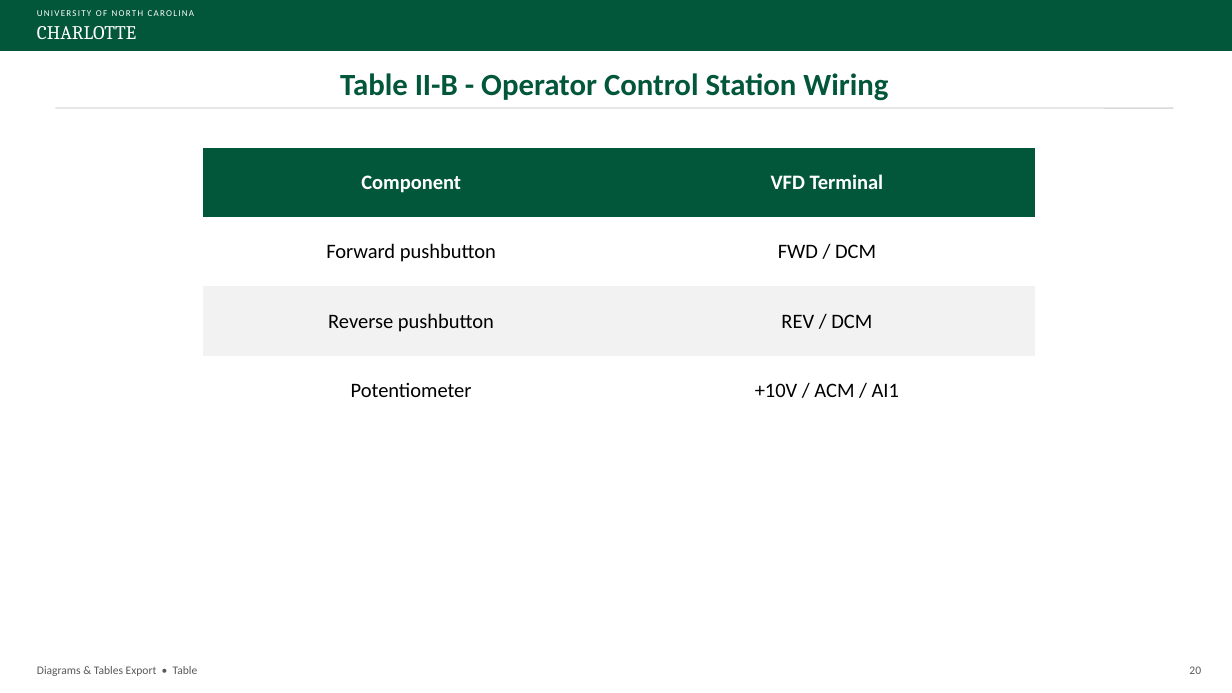
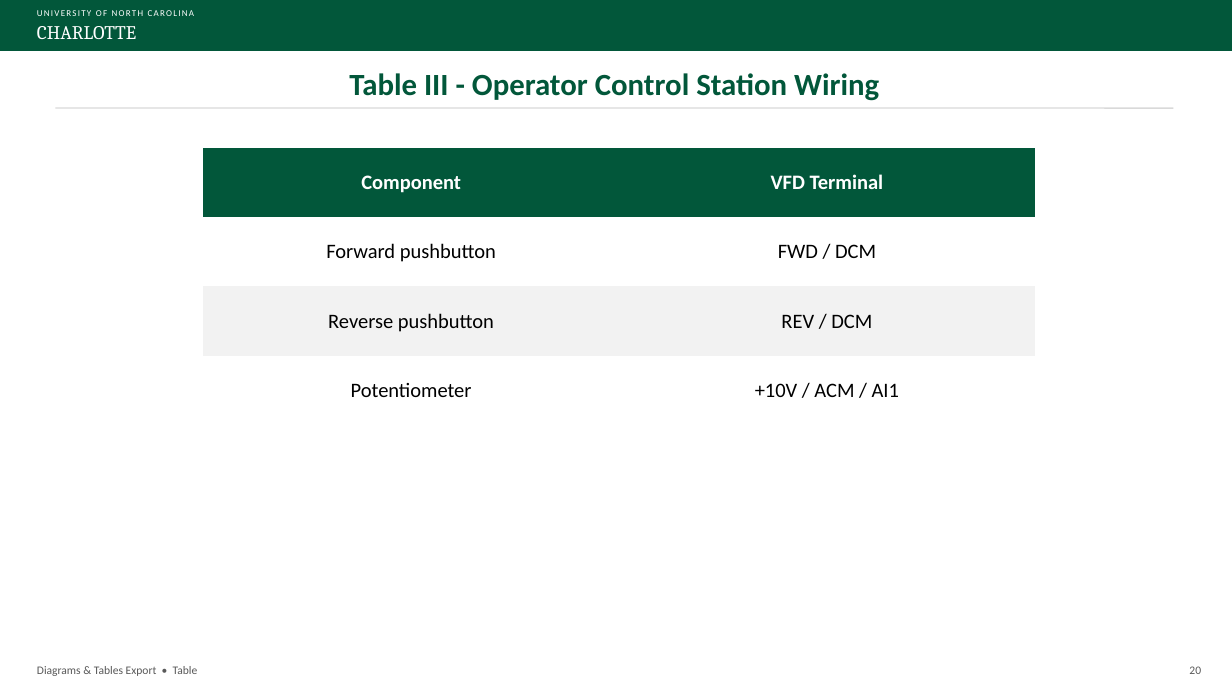
Before and after one commit to David-4529/Capstone, a slide deck: slide 20 of docs/paper/Sensorless_Load_Estimation_Diagrams_Tables_Export_Rev13.pptx. Drawn at 1232x693 pixels with LibreOffice and Linux fonts; fonts in the diff are those of the drawing. Boxes give left, top, right and bottom in pixels: in the first picture for what was removed or moved away, otherwise in the second. Text is boxed around its words. In the diff, an @@ line names an element or a change of style, - is before the commit and + after.

```diff
--- a/docs/paper/Sensorless_Load_Estimation_Diagrams_Tables_Export_Rev13.pptx
+++ b/docs/paper/Sensorless_Load_Estimation_Diagrams_Tables_Export_Rev13.pptx
@@ text at bbox=[349, 73, 879, 101]: text changed @@
-Table II-B - Operator Control Station Wiring
+Table III - Operator Control Station Wiring
```
Also in this commit, not shown: 3 other slides changed.
